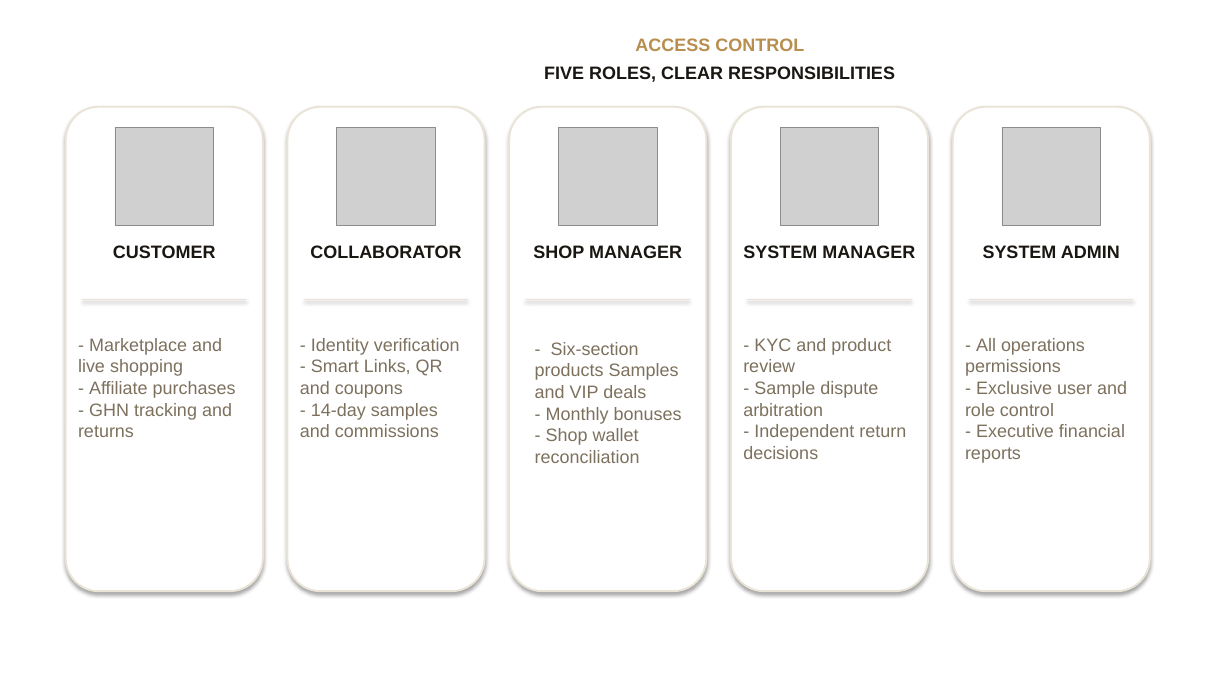
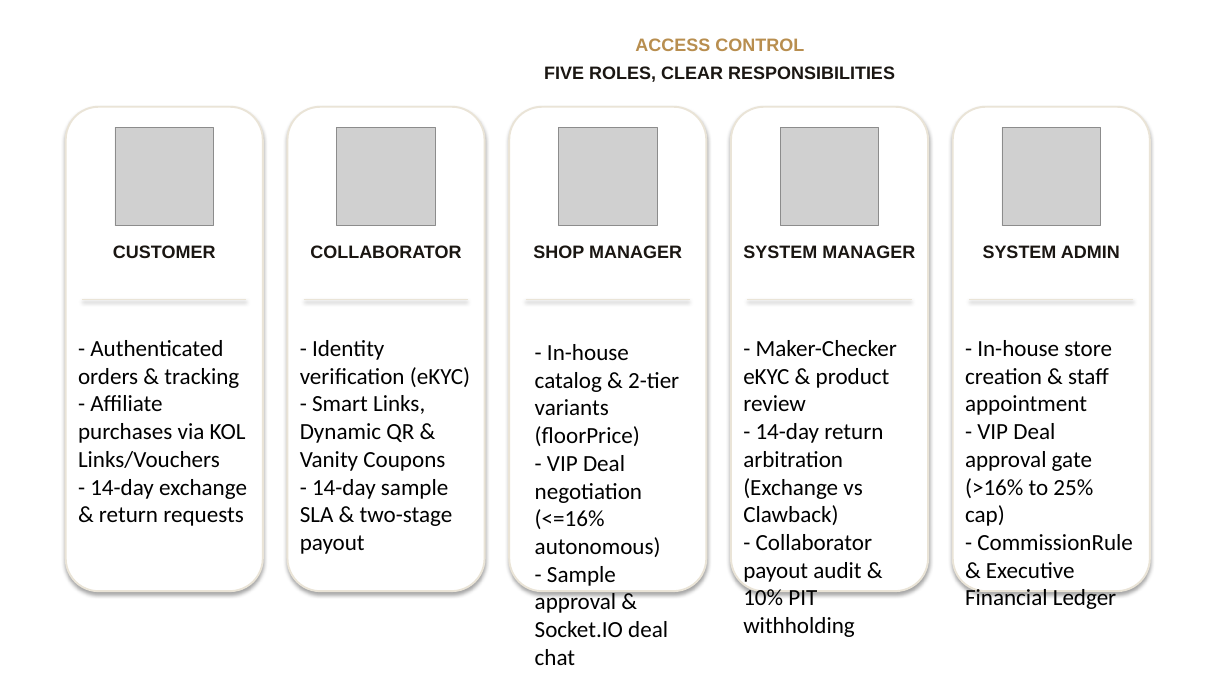
Before and after one commit to thang-nt25/SCANMS-project-capstone-fall26, a slide deck: slide 5 of docs/review 2/FA26SE032_R2_Slide.pptx. Drawn at 1232x693 pixels with LibreOffice and Linux fonts; fonts in the diff are those of the drawing; grey boxes stand for pictures; background and template pictures are left out. Boxes give left, top, right and bottom in pixels: in the first picture for what was removed or moved away, otherwise in the second. Text is boxed around its words. In the diff, an @@ line names an element or a change of style, - is before the commit and + after.

Commit message:
docs(swp490): synchronize R2 official documents, slides, ERD and governance rules
- Update official SWP490 BM01-BM04 Word & PDF submission documents in docs/SWP490_FA26SE032_R2_Corrected_Documents/
- Enforce fixed-width layout (9638 dxa) and soft line-break points in BM02 Self-Review table to ensure zero horizontal column clipping on A4 margins
- Standardize multi-role authentication description across BM01, BM02, and BM04: clarify Email OTP for Registration/Password Reset vs. Argon2id password verification for Login
- Align BM04 scenario presenter assignments 100% with sole workflow ownership (WF-01 Thắng, WF-02 Thịnh, WF-03 Tuấn, WF-04 Quý, WF-05 Thắng)
- Synchronize presentation slide deck FA26SE032_R2_Slide.pptx, Conceptual ERD, Context Diagrams, and Roadmaps 00-09
- Lock immutable project name, Warm Sand & Gold brand system (#FAF8F5, #F3EFE6, #C59B58, #B88E4F, #1A1612), and governance rules in AGENTS.md and GEMINI.md

```diff
--- a/docs/review 2/FA26SE032_R2_Slide.pptx
+++ b/docs/review 2/FA26SE032_R2_Slide.pptx
@@ text at (x1=78, y1=340, x2=247, y2=526): text changed; size 14 to 18 pt; font Arial to Calibri; text colour #7D715E to #000000 @@
-- Marketplace and live shopping
-- Affiliate purchases
-- GHN tracking and returns
+- Authenticated orders & tracking
+- Affiliate purchases via KOL Links/Vouchers
+- 14-day exchange & return requests
@@ text at (x1=300, y1=340, x2=470, y2=554): text changed; size 14 to 18 pt; font Arial to Calibri; text colour #7D715E to #000000 @@
-- Identity verification
-- Smart Links, QR and coupons
-- 14-day samples and commissions
+- Identity verification (eKYC)
+- Smart Links, Dynamic QR & Vanity Coupons
+- 14-day sample SLA & two-stage payout
@@ text at (x1=535, y1=344, x2=679, y2=665): text changed; size 14 to 18 pt; font Arial to Calibri; text colour #7D715E to #000000 @@
-- Six-section products Samples and VIP deals
-- Monthly bonuses
-- Shop wallet reconciliation
+- In-house catalog & 2-tier variants (floorPrice)
+- VIP Deal negotiation (<=16% autonomous)
+- Sample approval & Socket.IO deal chat
@@ text at (x1=743, y1=340, x2=897, y2=637): text changed; size 14 to 18 pt; font Arial to Calibri; text colour #7D715E to #000000 @@
-- KYC and product review
-- Sample dispute arbitration
-- Independent return decisions
+- Maker-Checker eKYC & product review
+- 14-day return arbitration (Exchange vs Clawback)
+- Collaborator payout audit & 10% PIT withholding
@@ text at (x1=965, y1=340, x2=1133, y2=609): text changed; size 14 to 18 pt; font Arial to Calibri; text colour #7D715E to #000000 @@
-- All operations permissions
-- Exclusive user and role control
-- Executive financial reports
+- In-house store creation & staff appointment
+- VIP Deal approval gate (>16% to 25% cap)
+- CommissionRule & Executive Financial Ledger
```
Also in this commit, not shown: 10 other slides changed, 26 other files.
